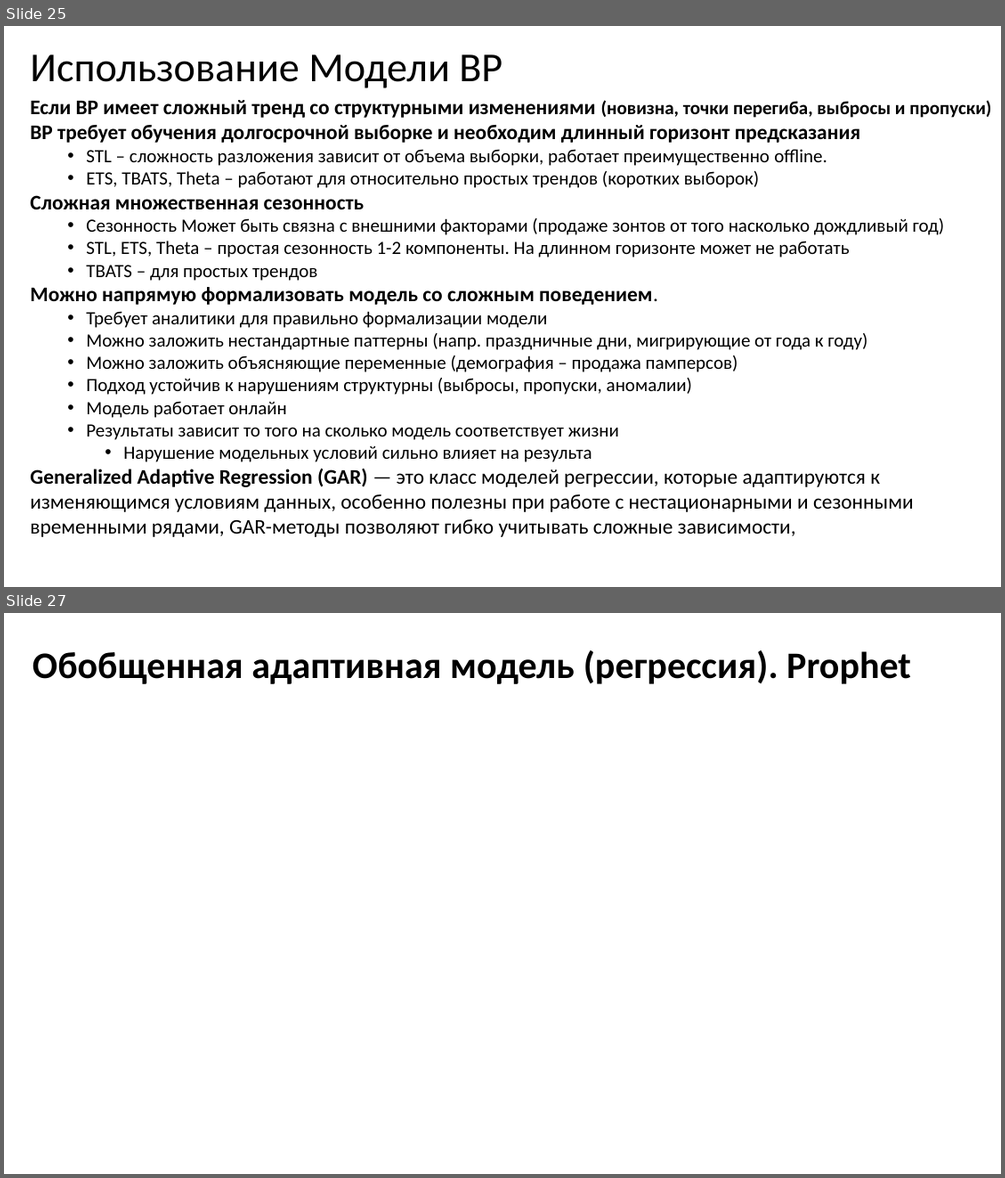
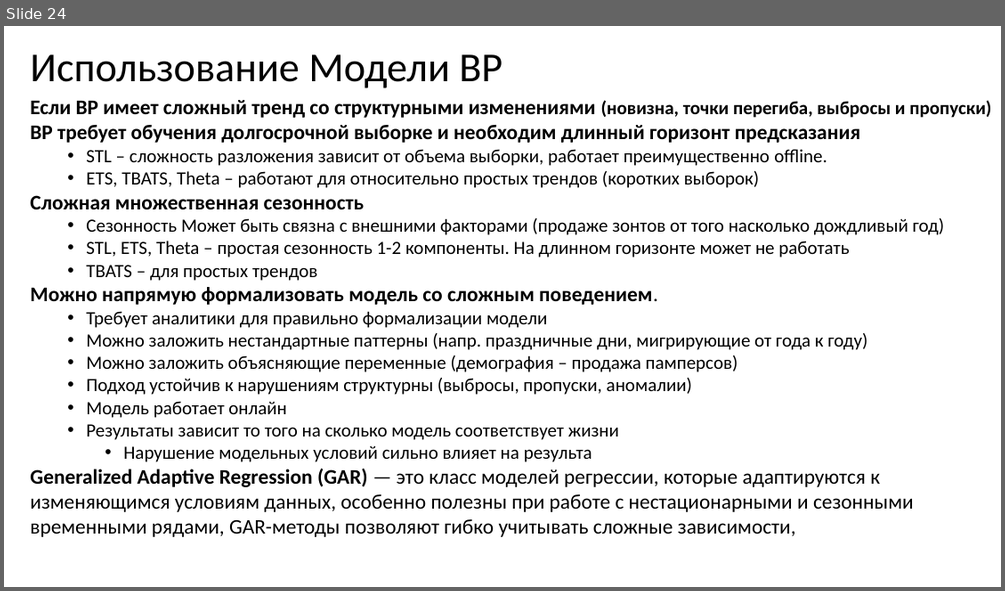
Before and after one commit to MVRonkin/TimeSeriesCourse, a slide deck: Last/LEC/03-1_ExpSmooth.pptx. Shown one above the other, each under a label of ours: slides 25 and 27 before the commit, slide 24 after it; the slides between them are not shown. The pictures are 1005x1178 and 1005x591 pixels, drawn with LibreOffice and Linux fonts; fonts in the diff are those of the drawing; grey boxes stand for pictures. Boxes give left, top, right and bottom in pixels: in the first picture for what was removed or moved away, otherwise in the second. Text is boxed around its words. In the diff, an @@ line names an element or a change of style, - is before the commit and + after.

```diff
--- a/Last/LEC/03-1_ExpSmooth.pptx
+++ b/Last/LEC/03-1_ExpSmooth.pptx
@@ slide 27 removed at box(4, 613, 1001, 1174), background #FFFFFF @@
@@ title removed at box(32, 650, 911, 684) @@
-Обобщенная адаптивная модель (регрессия). Prophet
@@ what was slide 25 is now slide 24 @@
```
Also in this commit, not shown: 2 slides changed, 4 other slides removed, 13 other files.
